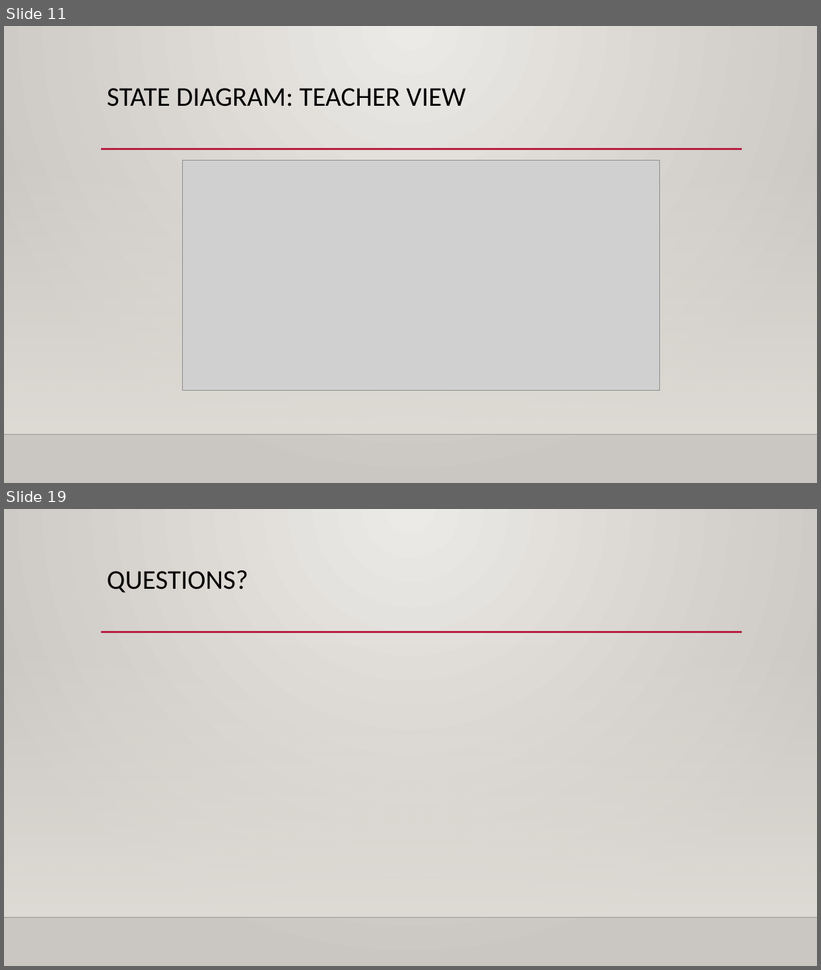
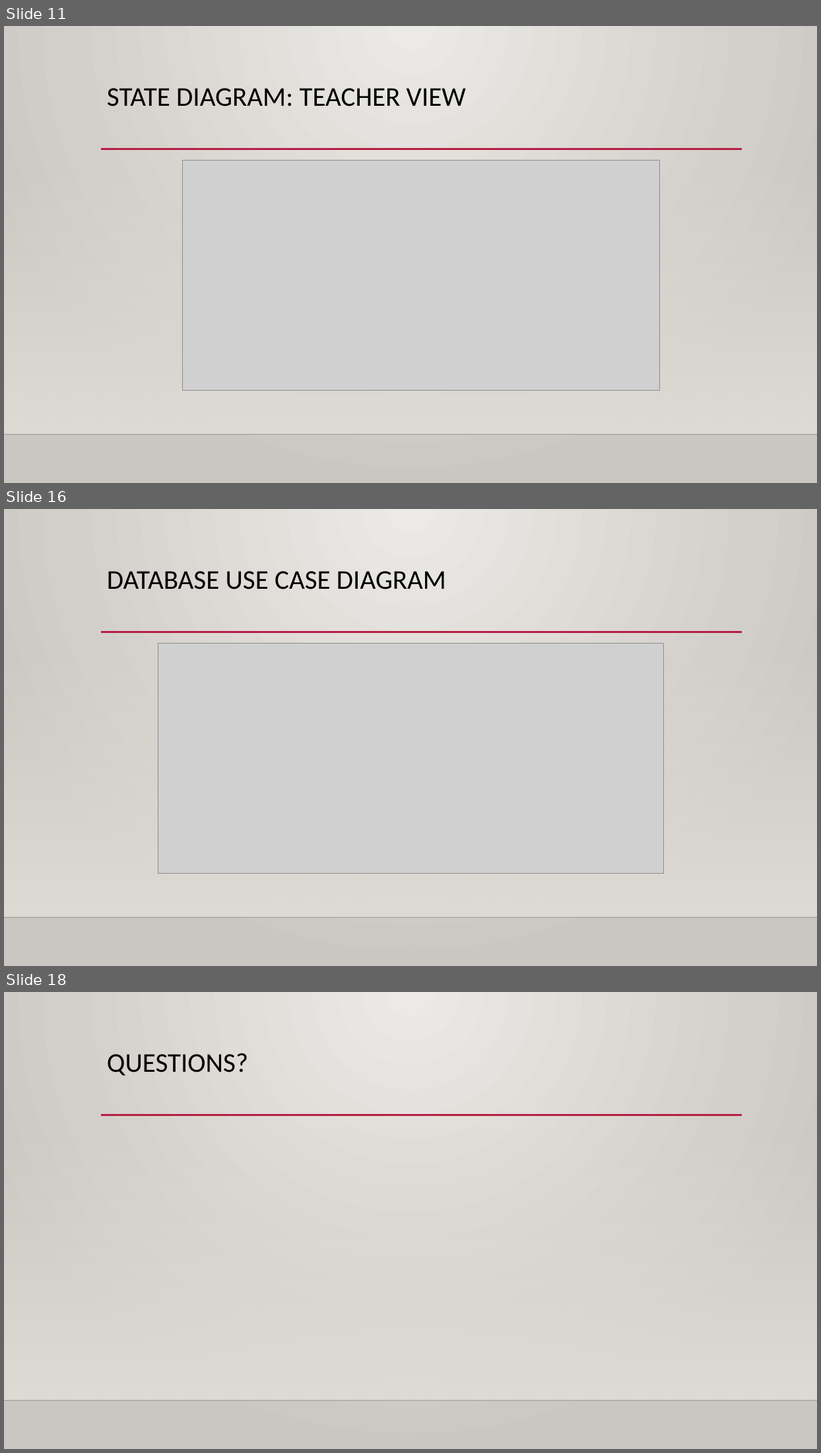
Before and after one commit to StewartSteven/Attend-In, a slide deck: Attend-in_Sprint1.pptx. Shown one above the other, each under a label of ours: slides 11 and 19 before the commit, slides 11, 16 and 18 after it; the slides between them are not shown. The pictures are 821x970 and 821x1453 pixels, drawn with LibreOffice and Linux fonts; fonts in the diff are those of the drawing; grey boxes stand for pictures; background and template pictures are left out. Boxes give left, top, right and bottom in pixels: in the first picture for what was removed or moved away, otherwise in the second. Text is boxed around its words. In the diff, an @@ line names an element or a change of style, - is before the commit and + after.

```diff
--- a/Attend-in_Sprint1.pptx
+++ b/Attend-in_Sprint1.pptx
@@ slide 16 added at (4, 509, 817, 966), background gradient #ECEAE7 to #CAC7C1; not listed: 3 template elements that a slide beside it also shows @@
@@ title added at (107, 571, 446, 590), 32 pt, text #000000 @@
+DATABASE USE CASE DIAGRAM
@@ picture added at (158, 643, 663, 873) @@
@@ what was slide 19 is now slide 18 @@
```
Also in this commit, not shown: 5 slides changed, 2 slides removed.
